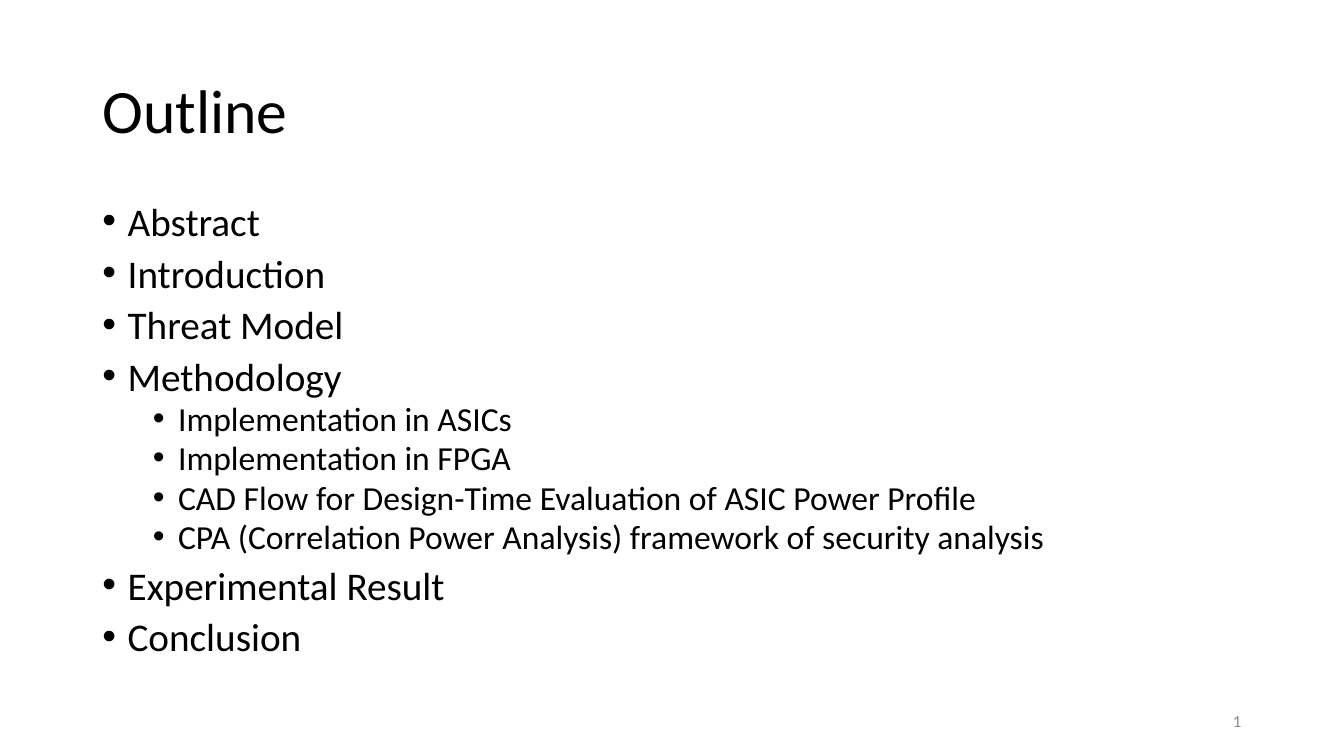
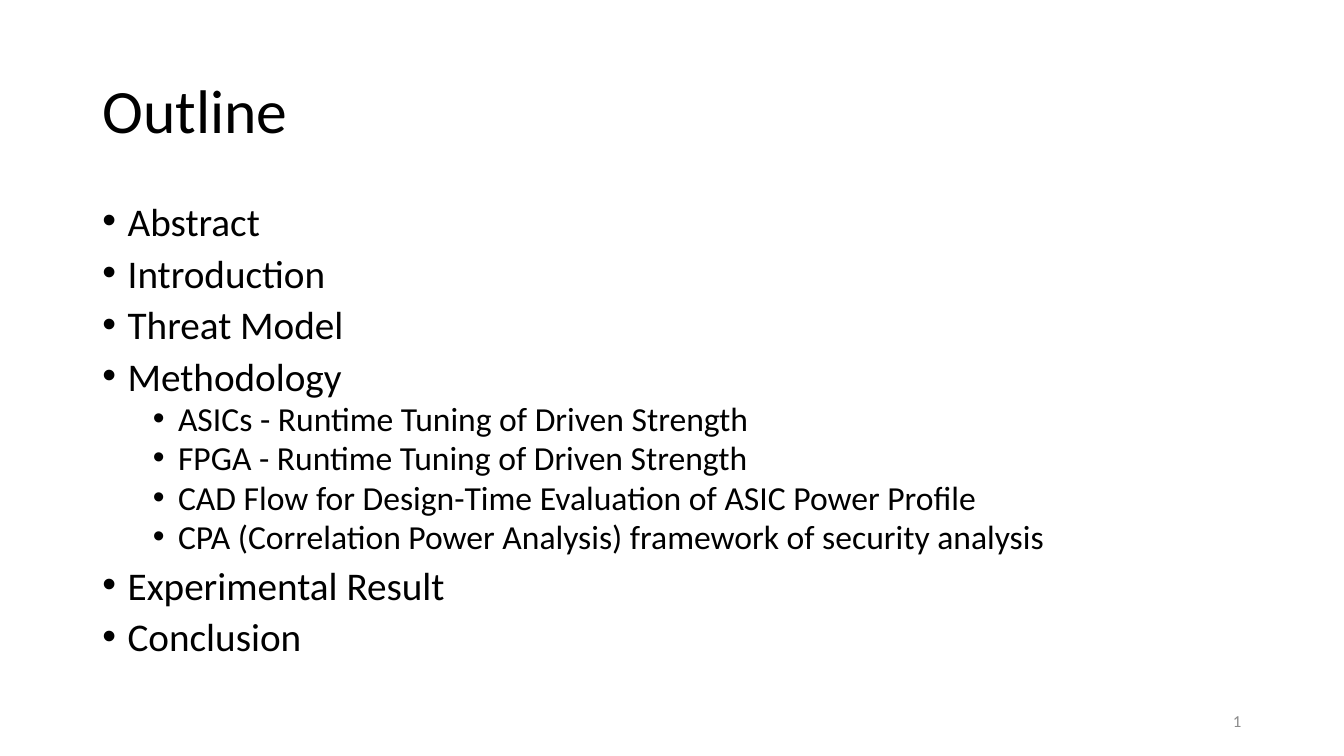
Before and after one commit to Pacific-Feng-Studuies/Studied-Papers, a slide deck: slide 2 of GM/X-Volt Joint Tuning of Driver Strengths and Supply Voltages/X-Volt Joint Tuning of Driver Strengths and Supply Voltages.pptx. Drawn at 1344x756 pixels with LibreOffice and Linux fonts; fonts in the diff are those of the drawing. Boxes give left, top, right and bottom in pixels: in the first picture for what was removed or moved away, otherwise in the second. Text is boxed around its words. In the diff, an @@ line names an element or a change of style, - is before the commit and + after.

Commit message:
2023/06/01

```diff
--- a/GM/X-Volt Joint Tuning of Driver Strengths and Supply Voltages/X-Volt Joint Tuning of Driver Strengths and Supply Voltages.pptx
+++ b/GM/X-Volt Joint Tuning of Driver Strengths and Supply Voltages/X-Volt Joint Tuning of Driver Strengths and Supply Voltages.pptx
@@ text at (178,407,748,476): text changed @@
-  • Implementation in ASICs
-  • Implementation in FPGA
+  • ASICs - Runtime Tuning of Driven Strength
+  • FPGA - Runtime Tuning of Driven Strength
```
